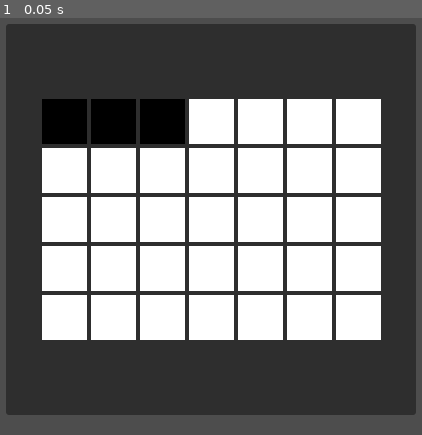
Above: before the commit, frame 1.
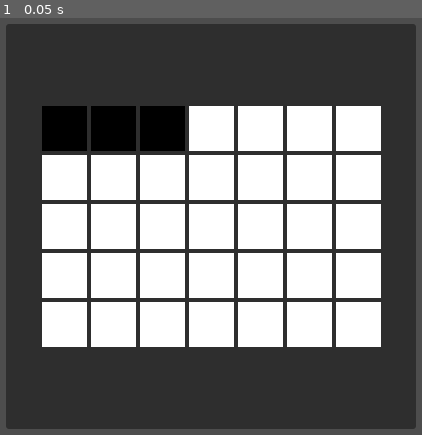
Above: after the commit, the same moment.

Repository: Owlreaper3327/Gatodoro
Game: Godot game, scene res://Escenas/mapa_calor.tscn
Same seed, same stepped clock (60 frames per second), same inputs: the game is played once before the commit and once after it. The project has no main scene, so this scene is started directly.
Inputs:
- Up to frame 1 (0.05 s): no input

The runs differ from the first frame. In frame 1, 12% of the frame differs, in the area x 1-99%, y 19-99%.

Commit message:
Mapa de calor funcional, faltan implementar las funciones para cargar los datos que necesita el mapa de un archivo o no

Diff:
--- a/Escenas/mapa_calor.tscn
+++ b/Escenas/mapa_calor.tscn
@@ -21,7 +21,7 @@
 offset_left = -202.0
 offset_top = -175.0
 offset_right = 208.0
-offset_bottom = 216.0
+offset_bottom = 230.0
 grow_horizontal = 2
 grow_vertical = 2
 
